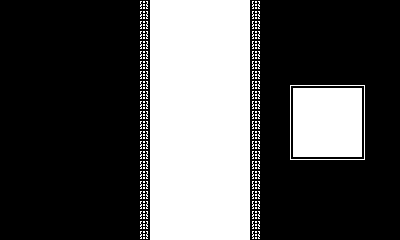
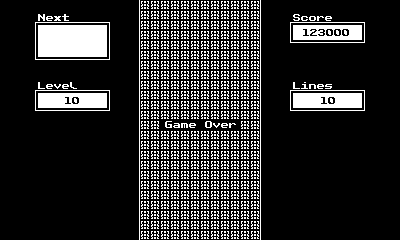
Layer changes from the first 400x240 image to the second:
added group "Game Over" with 6 layers above "columns" over [150, 0, 250, 240]
added layer "Game Over ..." in group "Game Over" over [165, 121, 236, 128]
added layer "Game Over Text" in group "Game Over" over [161, 120, 239, 130]
added layer "4" in group "Game Over" over [150, 0, 250, 240]
added layer "3" in group "Game Over" over [150, 60, 250, 240]
added layer "2" in group "Game Over" over [150, 120, 250, 240]
added layer "1" in group "Game Over" over [150, 180, 250, 240]
painted on "columns" over [139, 0, 261, 240]
added group "Next" with 2 layers above "Level" over [35, 14, 110, 60]
added layer "Next Text" in group "Next" over [38, 14, 69, 21]
added layer "Next box" in group "Next" over [35, 14, 110, 60]
added group "Level" with 3 layers above "Lines" over [35, 82, 110, 111]
added layer "Level Value" in group "Level" over [65, 97, 79, 104]
added layer "Level Label" in group "Level" over [38, 82, 77, 89]
added layer "Level box" in group "Level" over [35, 82, 110, 111]
added group "Lines" with 3 layers above "Score" over [290, 82, 365, 111]
added layer "Line Value #1" in group "Lines" over [321, 97, 335, 104]
added layer "Line Text" in group "Lines" over [293, 82, 332, 89]
added layer "Line Box" in group "Lines" over [290, 82, 365, 111]
added group "Score" with 3 layers above "Background" over [290, 14, 365, 43]
added layer "Score Value" in group "Score" over [303, 29, 349, 36]
added layer "Score Text" in group "Score" over [293, 14, 332, 21]
added layer "Score box" in group "Score" over [290, 14, 365, 43]
painted on "Background" over [290, 85, 365, 160]
